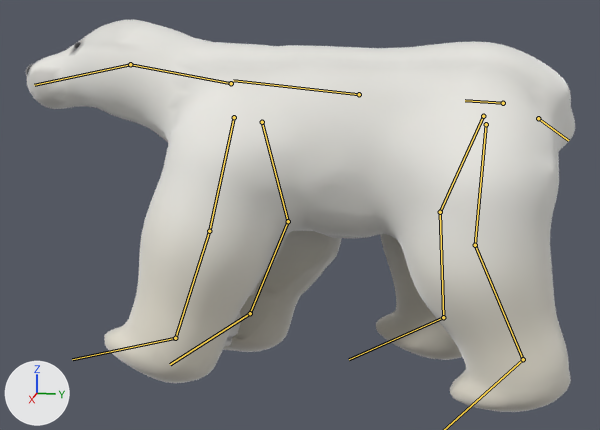
The glTF model homeboxing/assets/orso.glb: old version first, new version second.
The view is the same before and after, from a camera (50 mm lens) standing at (2.96, 0.38, 1.33) and looking at (0.05, -0.2, 0.6). The axes (+X, +Y, +Z) are drawn at lower left. The lights are the same throughout. The older version comes first. Both versions are drawn at frame 15 of the action 'cammina'; the numbers are the values there. The bones that bend it are drawn over the model as lines.

Names of what the first picture shows: 'Orso'.
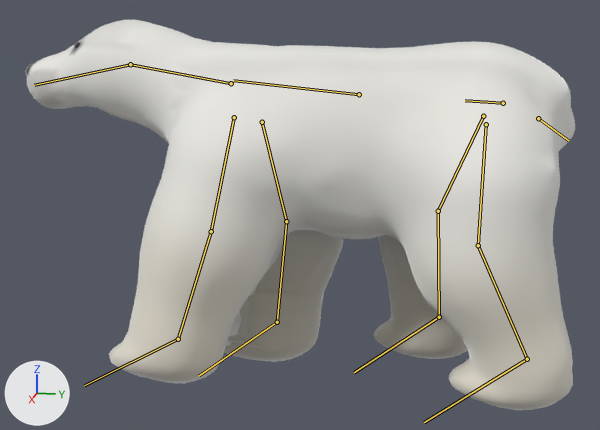
Where the change shows, as pixel boxes [x1, y1, x2, y2] in the pictures (600 x 430 px):
'Orso', posed
    before: [26, 19, 575, 412]
    after: [26, 19, 575, 410]
bone 'coscia_d', root to tip
    before: (483, 116) to (440, 212)
    after: (483, 116) to (438, 211)
bone 'piede_post_d', root to tip
    before: (443, 317) to (349, 359)
    after: (439, 317) to (354, 372)
bone 'coscia_s', root to tip
    before: (486, 124) to (475, 245)
    after: (486, 124) to (478, 245)
bone 'spalla_d', root to tip
    before: (262, 122) to (288, 221)
    after: (262, 122) to (286, 221)
bone 'avambraccio_d', root to tip
    before: (288, 221) to (250, 313)
    after: (286, 221) to (277, 322)
bone 'piede_ant_d', root to tip
    before: (250, 313) to (170, 364)
    after: (277, 322) to (198, 376)
bone 'spalla_s', root to tip
    before: (234, 117) to (209, 231)
    after: (234, 117) to (211, 231)
bone 'piede_ant_s', root to tip
    before: (175, 338) to (72, 359)
    after: (178, 339) to (84, 385)

Diff of the bpy script that builds the scene:
```diff
--- a/homeboxing/assets/orso.glb.py
+++ b/homeboxing/assets/orso.glb.py
@@ bone_coscia_d @@
 bone_coscia_d = bpy.data.objects['ScheletroOrso'].pose.bones['coscia_d']  # child of 'bacino'
-bone_coscia_d.rotation_quaternion = (0.997, -0.083, 0.0, 0.0)  # degrees (-10, 0, 0)
+bone_coscia_d.rotation_quaternion = (0.996, -0.094, 0.0, 0.0)  # degrees (-11, 0, 0)
@@ bone_piede_post_d @@
 bone_piede_post_d = bpy.data.objects['ScheletroOrso'].pose.bones['piede_post_d']  # child of 'tibia_d'
-bone_piede_post_d.rotation_quaternion = (1.0, 0.0, 0.0, 0.0)  # degrees (0, 0, 0)
+bone_piede_post_d.rotation_quaternion = (0.996, 0.094, 0.0, 0.0)  # degrees (11, 0, 0)
@@ bone_coscia_s @@
 bone_coscia_s = bpy.data.objects['ScheletroOrso'].pose.bones['coscia_s']  # child of 'bacino'
-bone_coscia_s.rotation_quaternion = (0.997, 0.083, 0.0, 0.0)  # degrees (10, 0, 0)
+bone_coscia_s.rotation_quaternion = (0.996, 0.094, 0.0, 0.0)  # degrees (11, 0, 0)
@@ bone_piede_post_s @@
 bone_piede_post_s = bpy.data.objects['ScheletroOrso'].pose.bones['piede_post_s']  # child of 'tibia_s'
-bone_piede_post_s.rotation_quaternion = (1.0, -0.008, 0.0, 0.0)  # degrees (-1, 0, 0)
+bone_piede_post_s.rotation_quaternion = (0.994, -0.104, 0.0, 0.0)  # degrees (-12, 0, 0)
@@ bone_spalla_d @@
 bone_spalla_d = bpy.data.objects['ScheletroOrso'].pose.bones['spalla_d']  # child of 'torace'
-bone_spalla_d.rotation_quaternion = (0.993, 0.121, 0.0, 0.0)  # degrees (14, 0, 0)
+bone_spalla_d.rotation_quaternion = (0.993, 0.114, 0.0, 0.0)  # degrees (13, 0, 0)
@@ bone_avambraccio_d @@
 bone_avambraccio_d = bpy.data.objects['ScheletroOrso'].pose.bones['avambraccio_d']  # child of 'spalla_d'
-bone_avambraccio_d.rotation_quaternion = (0.962, -0.274, 0.0, 0.0)  # degrees (-32, 0, 0)
+bone_avambraccio_d.rotation_quaternion = (0.993, -0.121, 0.0, 0.0)  # degrees (-14, 0, 0)
@@ bone_piede_ant_d @@
 bone_piede_ant_d = bpy.data.objects['ScheletroOrso'].pose.bones['piede_ant_d']  # child of 'avambraccio_d'
-bone_piede_ant_d.rotation_quaternion = (0.978, 0.207, 0.0, 0.0)  # degrees (24, 0, 0)
+bone_piede_ant_d.rotation_quaternion = (0.997, 0.076, 0.0, 0.0)  # degrees (9, 0, 0)
@@ bone_spalla_s @@
 bone_spalla_s = bpy.data.objects['ScheletroOrso'].pose.bones['spalla_s']  # child of 'torace'
-bone_spalla_s.rotation_quaternion = (0.993, -0.121, 0.0, 0.0)  # degrees (-14, 0, 0)
+bone_spalla_s.rotation_quaternion = (0.993, -0.114, 0.0, 0.0)  # degrees (-13, 0, 0)
@@ bone_piede_ant_s @@
 bone_piede_ant_s = bpy.data.objects['ScheletroOrso'].pose.bones['piede_ant_s']  # child of 'avambraccio_s'
-bone_piede_ant_s.rotation_quaternion = (1.0, 0.0, 0.0, 0.0)  # degrees (0, 0, 0)
+bone_piede_ant_s.rotation_quaternion = (0.993, 0.114, 0.0, 0.0)  # degrees (13, 0, 0)
```
